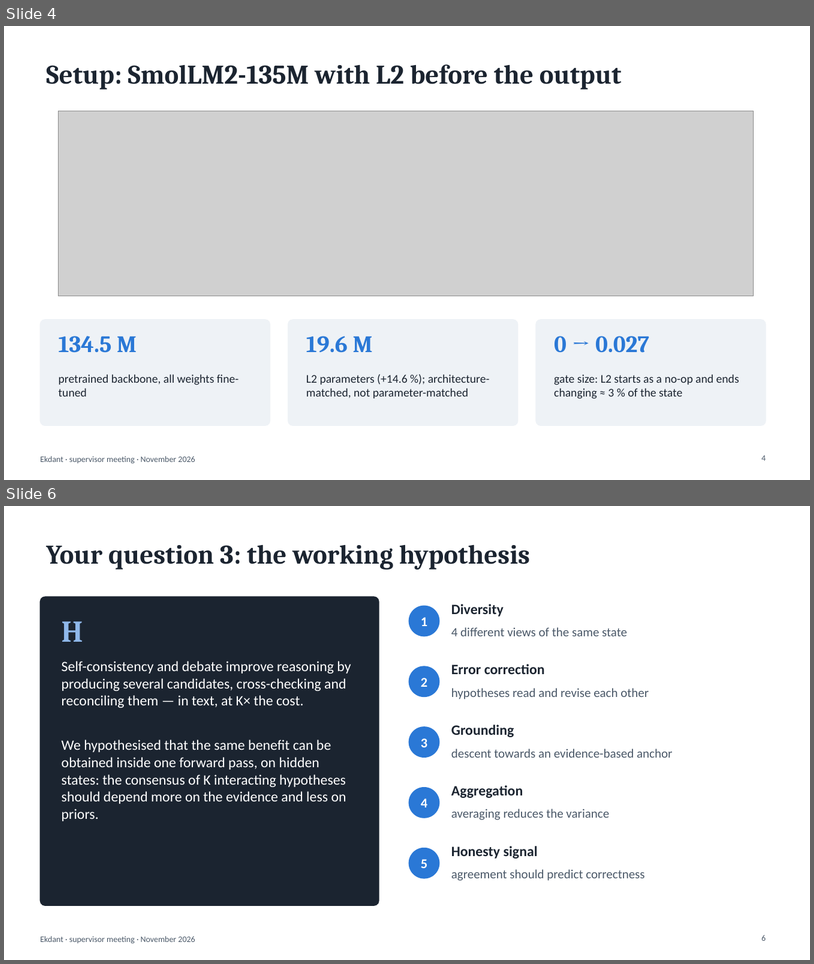
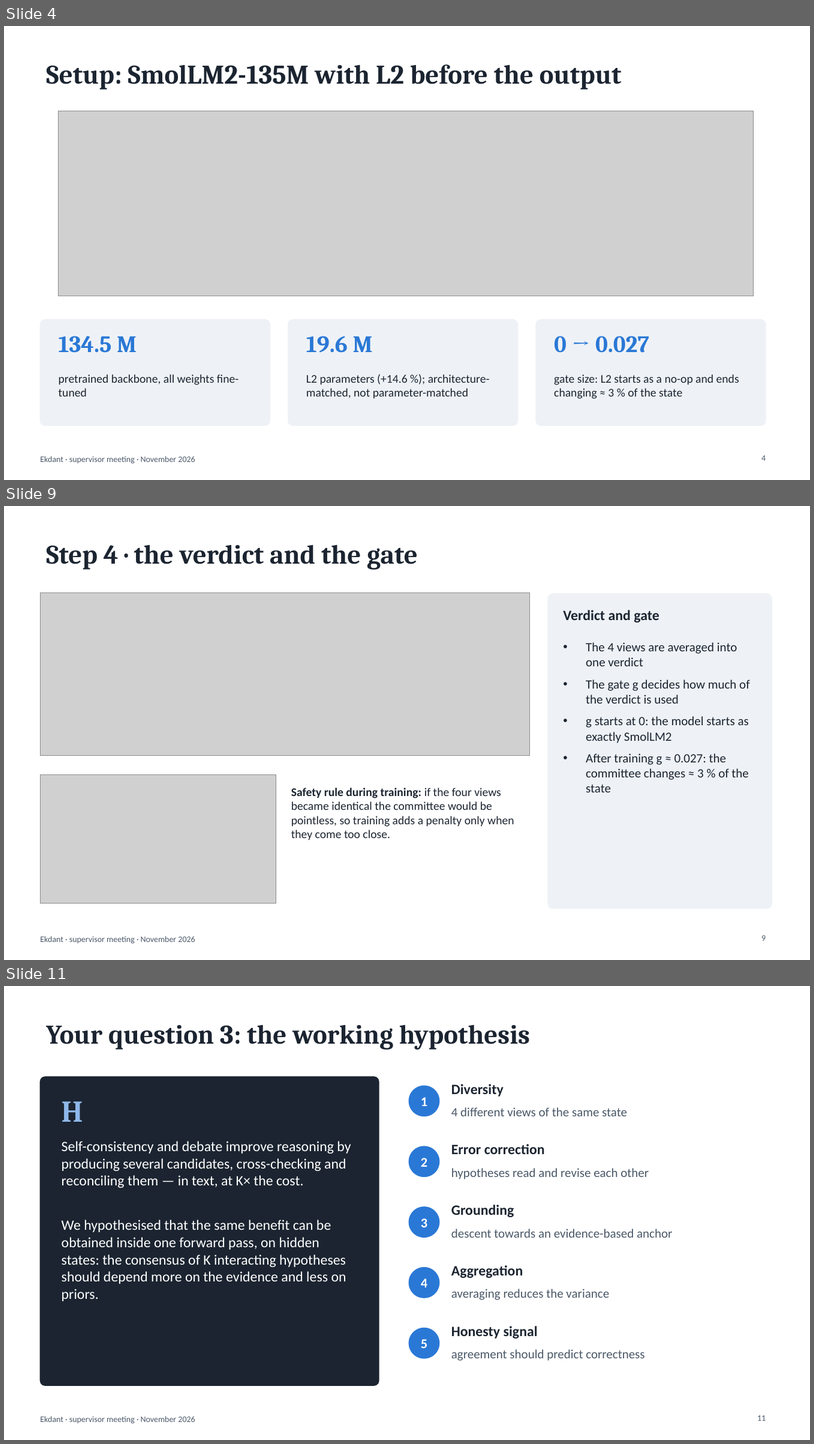
Before and after one commit to N0t-Harshil/Ekdant-LLM, a slide deck: 08-Thesis/report/Ekdant_Supervisor_Meeting.pptx. Shown one above the other, each under a label of ours: slides 4 and 6 before the commit, slides 4, 9 and 11 after it; the slides between them are not shown. The pictures are 814x964 and 814x1444 pixels, drawn with LibreOffice and Linux fonts; fonts in the diff are those of the drawing; grey boxes stand for pictures. Boxes give left, top, right and bottom in pixels: in the first picture for what was removed or moved away, otherwise in the second. Text is boxed around its words. In the diff, an @@ line names an element or a change of style, - is before the commit and + after.

```diff
--- a/08-Thesis/report/Ekdant_Supervisor_Meeting.pptx
+++ b/08-Thesis/report/Ekdant_Supervisor_Meeting.pptx
@@ slide 9 added at [4, 506, 810, 960], background #FFFFFF; not listed: 1 template element that a slide beside it also shows @@
@@ title added at [46, 545, 418, 570], 32 pt, text #1B2430, bold @@
+Step 4 · the verdict and the gate
@@ picture added at [40, 592, 530, 755] @@
@@ rounded rectangle added at [548, 594, 772, 908], fill #EEF2F6, outline #EEF2F6 1 pt @@
@@ text added at [563, 610, 659, 622], 17 pt, text #1B2430, bold @@
+Verdict and gate
@@ text added at [586, 642, 750, 792], 15 pt, text #1B2430 @@
+• The 4 views are averaged into one verdict
+• The gate g decides how much of the verdict is used
+• g starts at 0: the model starts as exactly SmolLM2
+• After training g ≈ 0.027: the committee changes ≈ 3 % of the state
@@ picture added at [40, 775, 276, 903] @@
@@ text added at [291, 787, 514, 840], 14 pt, text #1B2430 @@
+Safety rule during training: if the four views became identical the committee would be pointless, so training adds a penalty only when they come too close.
@@ page number added at [762, 935, 766, 940], 10 pt, text #4A5868 @@
+9
@@ what was slide 6 is now slide 11 @@
@@ page number at [758, 1415, 766, 1420]: text changed @@
-6
+11
```
Also in this commit, not shown: 7 slides changed, 6 other slides added, 4 other files.
